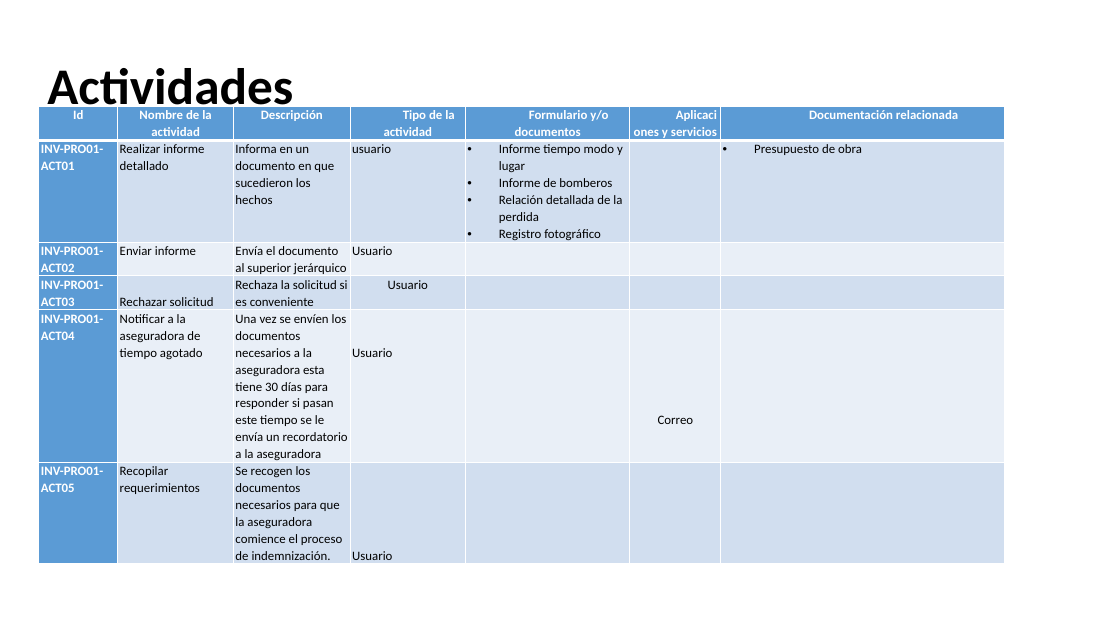
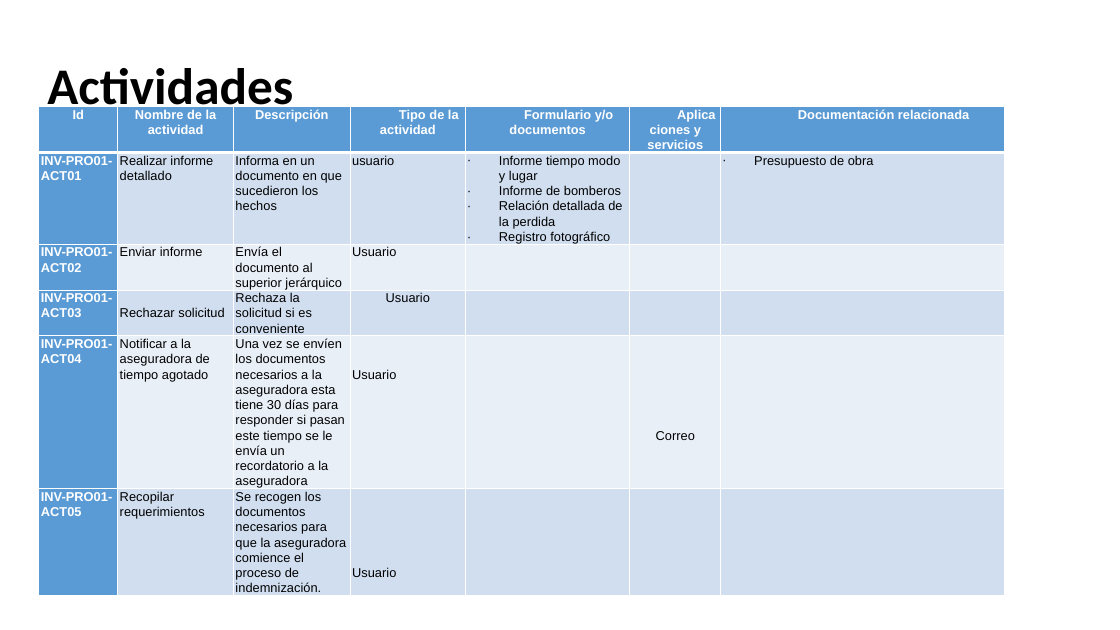
Before and after one commit to AndresFelipeGualdron/AUPN, a slide deck: slide 11 of AUPN.pptx (slide 10 before the commit). Drawn at 1120x630 pixels with LibreOffice and Linux fonts; fonts in the diff are those of the drawing; background and template pictures are left out. Boxes give left, top, right and bottom in pixels: in the first picture for what was removed or moved away, otherwise in the second. Text is boxed around its words. In the diff, an @@ line names an element or a change of style, - is before the commit and + after.

```diff
--- a/AUPN.pptx
+++ b/AUPN.pptx
@@ table at (39, 107, 1005, 596) @@
@@ fill #D2DEEF to #D0DEEF in 18 cells @@
@@ fill #EAEFF7 to #E9EFF7 in 12 cells @@
@@ font Calibri to Arial @@
@@ bullet • to ∙ @@
```
Also in this commit, not shown: 8 other slides changed, 1 slide added.
